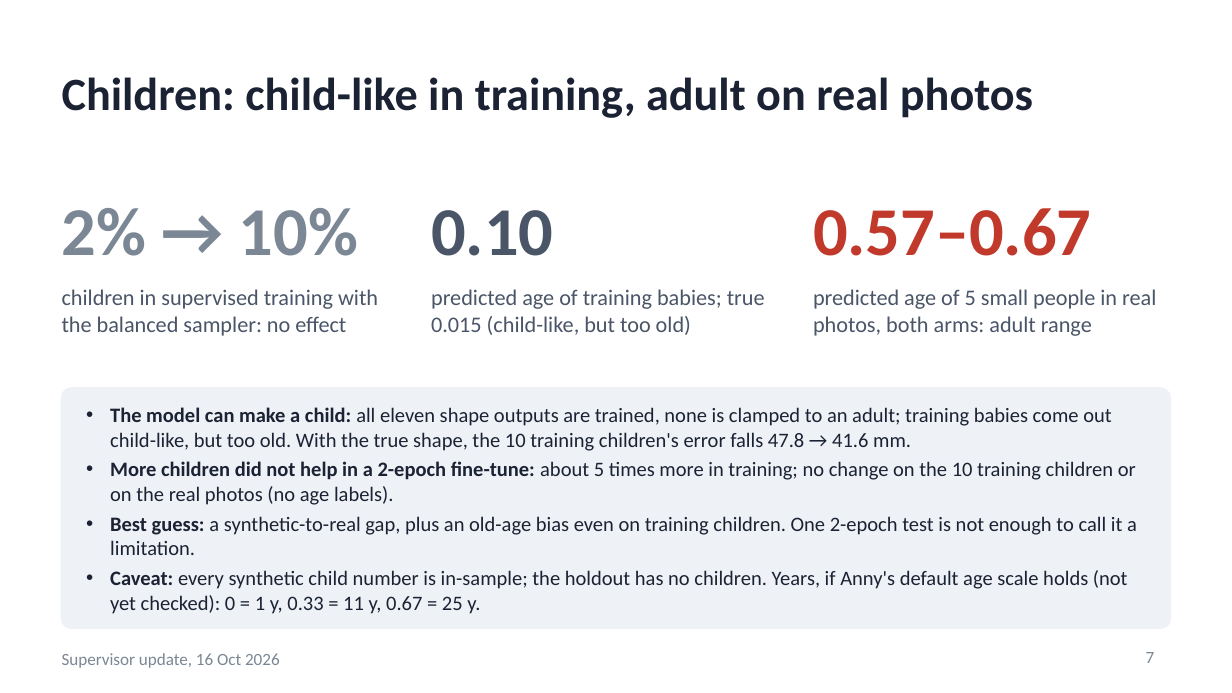
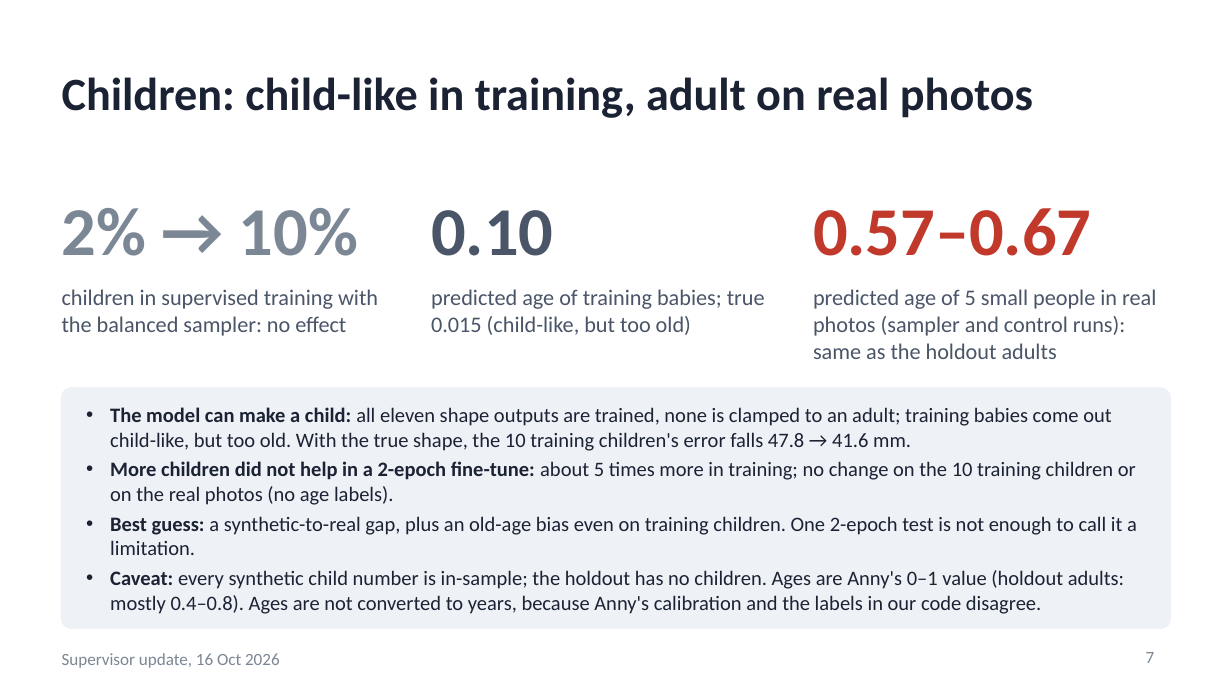
Before and after one commit to saadnajib/Multi-Person-Whole-Body-Human-Mesh-Recovery-in-a-Single-Shot-with-Annyone-dataset-and-3dpw-dataset, a slide deck: slide 7 of docs/supervisor_update_2026-10-16.pptx. Drawn at 1232x693 pixels with LibreOffice and Linux fonts; fonts in the diff are those of the drawing. Boxes give left, top, right and bottom in pixels: in the first picture for what was removed or moved away, otherwise in the second. Text is boxed around its words. In the diff, an @@ line names an element or a change of style, - is before the commit and + after.

```diff
--- a/docs/supervisor_update_2026-10-16.pptx
+++ b/docs/supervisor_update_2026-10-16.pptx
@@ text at [813, 289, 1156, 359]: text changed @@
-predicted age of 5 small people in real photos, both arms: adult range
+predicted age of 5 small people in real photos (sampler and control runs): same as the holdout adults
@@ text at [110, 570, 1124, 614]: text changed @@
-• Caveat: every synthetic child number is in-sample; the holdout has no children. Years, if Anny's default age scale holds (not yet checked): 0 = 1 y, 0.33 = 11 y, 0.67 = 25 y.
+• Caveat: every synthetic child number is in-sample; the holdout has no children. Ages are Anny's 0–1 value (holdout adults: mostly 0.4–0.8). Ages are not converted to years, because Anny's calibration and the labels in our code disagree.
```
Also in this commit, not shown: 11 other slides changed, 1 other file.
